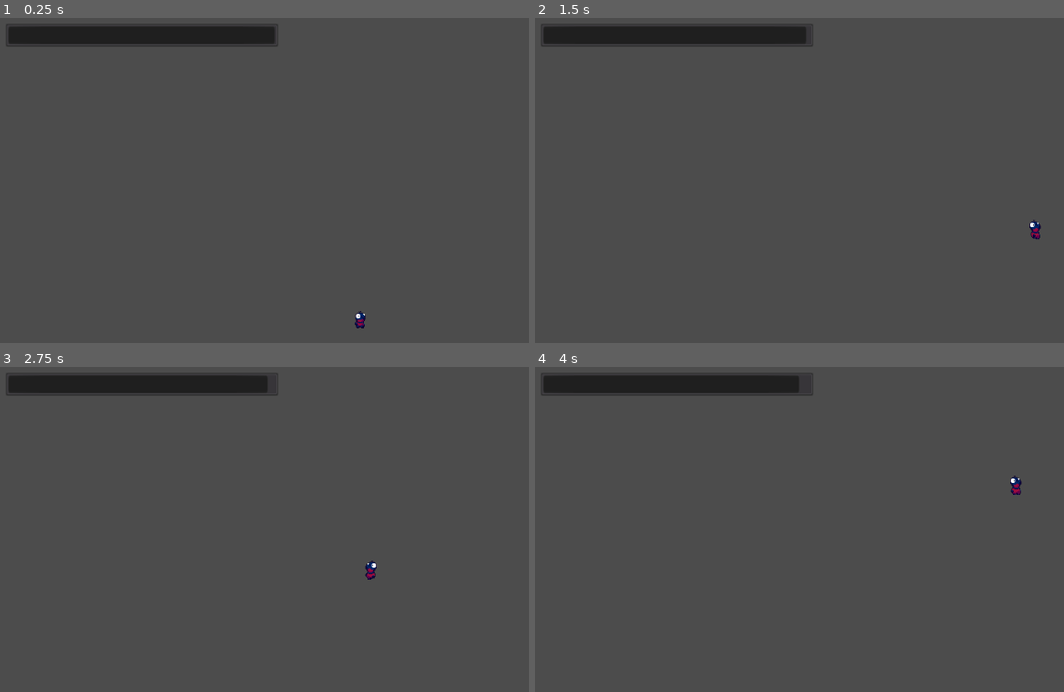
Above: before the commit, frames 1-4 (two rows, left to right).
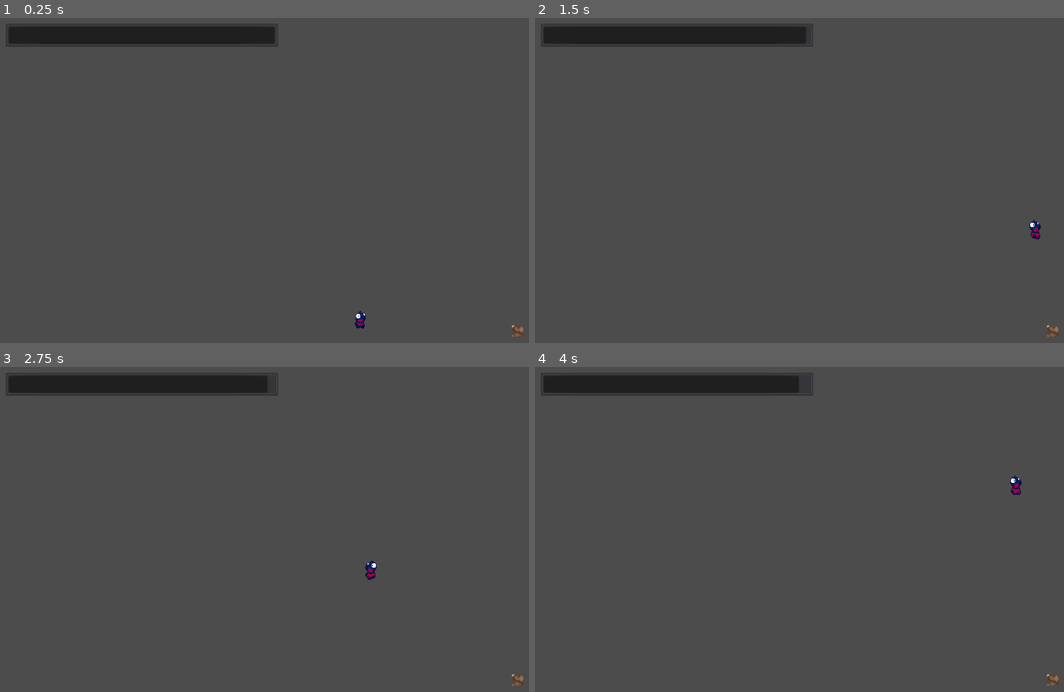
Above: after the commit, the same moments.

Repository: bosskab123/godot-wild-jam-36
Game: Godot game, scene res://scenes/tests/Temp.tscn
The game is run twice, just before and just after one commit, with the same random seed, the same clock (stepped at 60 frames per second) and the same inputs. This scene is started directly instead of the project's main scene.
Inputs:
- Up to frame 1 (0.25 s): no input
- Up to frame 2 (1.5 s): tap Enter at 0.5 s; hold D (move_right) from 0.53 s (still down); tap Y (next_chunk) at 0.6 s; tap W (jump) at 0.77 s; tap Space at 1.25 s; tap T (previous_chunk) at 1.35 s
- Up to frame 3 (2.75 s): tap W (jump) at 1.52 s; tap Enter at 2 s; release D (move_right) at 2.03 s; hold A (move_left) from 2.03 s (still down); tap Y (next_chunk) at 2.1 s
- Up to frame 4 (4 s): release A (move_left) at 2.78 s; hold D (move_right) from 2.78 s (still down); tap T (previous_chunk) at 2.85 s; tap W (jump) at 3.02, 3.77 s; tap Y (next_chunk) at 3.6 s

The runs differ from the first frame. In frame 1, less than 0.1% of the frame differs, in the area x 96-99%, y 94-99%; in frame 2, less than 0.1%; in frame 3, less than 0.1%; in frame 4, less than 0.1%.

Commit message:
Add dirt images

Diff:
--- a/scenes/obstacles/Mud.gd
+++ b/scenes/obstacles/Mud.gd
@@ -1,20 +1,22 @@
 extends Area2D
 
 export(float) var SLOW_X_FACTOR = 0.6
-export(float) var SLOW_Y_FACTOR = 0.95
+export(float) var SLOW_Y_FACTOR = 0.9
 var player_on_mud: bool = false
 onready var player = get_tree().get_root().find_node("Player",true,false) as Player
 
 func _on_Mud_body_entered(body):
 	if body.name == "Player":
 		player_on_mud = true
+		$AnimatedSprite.play("pressed")
 
 func _on_Mud_body_exited(body):
 	if body.name == "Player":
 		player_on_mud = false
+		$AnimatedSprite.stop()
 
 func _physics_process(delta):
 	if player_on_mud == true:
 		if player:
-			player.move_vector.x *= SLOW_X_FACTOR*delta
-			player.move_vector.y *= SLOW_Y_FACTOR*delta
+			player.move_vector.x *= SLOW_X_FACTOR
+			player.move_vector.y *= SLOW_Y_FACTOR
--- a/scenes/obstacles/Mud.tscn
+++ b/scenes/obstacles/Mud.tscn
@@ -1,9 +1,28 @@
-[gd_scene load_steps=3 format=2]
+[gd_scene load_steps=10 format=2]
 
 [ext_resource path="res://scenes/obstacles/Mud.gd" type="Script" id=1]
+[ext_resource path="res://assets/sprites/dirt/dirt-1.png" type="Texture" id=2]
+[ext_resource path="res://assets/sprites/dirt/dirt-3.png" type="Texture" id=3]
+[ext_resource path="res://assets/sprites/dirt/dirt-2.png" type="Texture" id=4]
+[ext_resource path="res://assets/sprites/dirt/dirt-5.png" type="Texture" id=5]
+[ext_resource path="res://assets/sprites/dirt/dirt-0.png" type="Texture" id=6]
+[ext_resource path="res://assets/sprites/dirt/dirt-4.png" type="Texture" id=7]
 
 [sub_resource type="RectangleShape2D" id=1]
 extents = Vector2( 8, 8 )
+
+[sub_resource type="SpriteFrames" id=2]
+animations = [ {
+"frames": [  ],
+"loop": true,
+"name": "default",
+"speed": 5.0
+}, {
+"frames": [ ExtResource( 6 ), ExtResource( 2 ), ExtResource( 4 ), ExtResource( 3 ), ExtResource( 7 ), ExtResource( 5 ) ],
+"loop": true,
+"name": "pressed",
+"speed": 5.0
+} ]
 
 [node name="Mud" type="Area2D"]
 collision_layer = 0
@@ -12,5 +31,10 @@
 [node name="CollisionShape2D" type="CollisionShape2D" parent="."]
 shape = SubResource( 1 )
 
+[node name="AnimatedSprite" type="AnimatedSprite" parent="."]
+frames = SubResource( 2 )
+animation = "pressed"
+frame = 5
+
 [connection signal="body_entered" from="." to="." method="_on_Mud_body_entered"]
 [connection signal="body_exited" from="." to="." method="_on_Mud_body_exited"]
Binary file added: assets/sprites/dirt/dirt-0.png
Not shown, added: assets/sprites/dirt/dirt-0.png.import
Binary file added: assets/sprites/dirt/dirt-1.png
Not shown, added: assets/sprites/dirt/dirt-1.png.import
Binary file added: assets/sprites/dirt/dirt-2.png
Not shown, added: assets/sprites/dirt/dirt-2.png.import
Binary file added: assets/sprites/dirt/dirt-3.png
Not shown, added: assets/sprites/dirt/dirt-3.png.import
Binary file added: assets/sprites/dirt/dirt-4.png
Not shown, added: assets/sprites/dirt/dirt-4.png.import
Binary file added: assets/sprites/dirt/dirt-5.png
Not shown, added: assets/sprites/dirt/dirt-5.png.import
